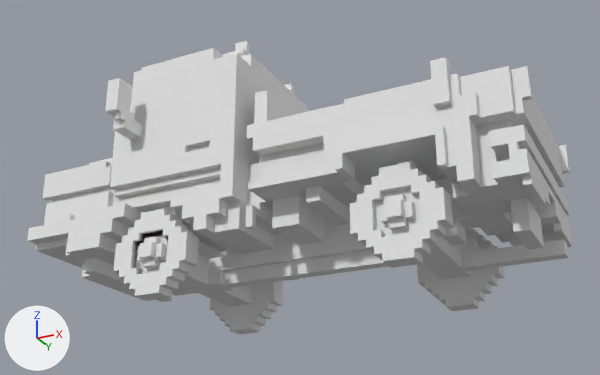
The OBJ model js/res/Voxel_Truck.obj as it was, and as the next commit left it.
The view is the same before and after, from a 50 mm camera at (7.16, -10.19, -2.86) aimed at (1.96, 0.21, 1.82). The axes (+X, +Y, +Z) are drawn at lower left. The lights are the same throughout. Where no turn or scale is listed for an object, it has been applied to the vertices.

In view in the first picture: 'Untitled'.
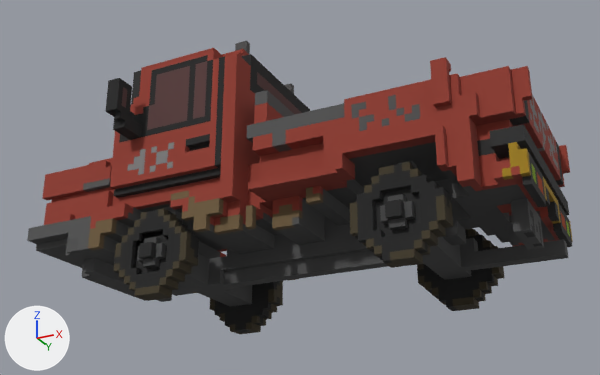
The newer file is also turned or shifted as a whole; pictures and numbers use the older file's frame.

Location of each change, (x1, y1, x2, y2) in pixels of the pictures (600 x 375 px):
'Untitled', surface changed: (27, 41, 573, 334) in both

The change in detail:
Picture 'Voxel_Truck.png' (img_voxel_truck_png) is new.
In material 'palette' (mat_palette), base_color is no longer (0.8, 0.8, 0.8), white #e7e7e7.
In material 'palette' (mat_palette), texture is now set to img_voxel_truck_png.
